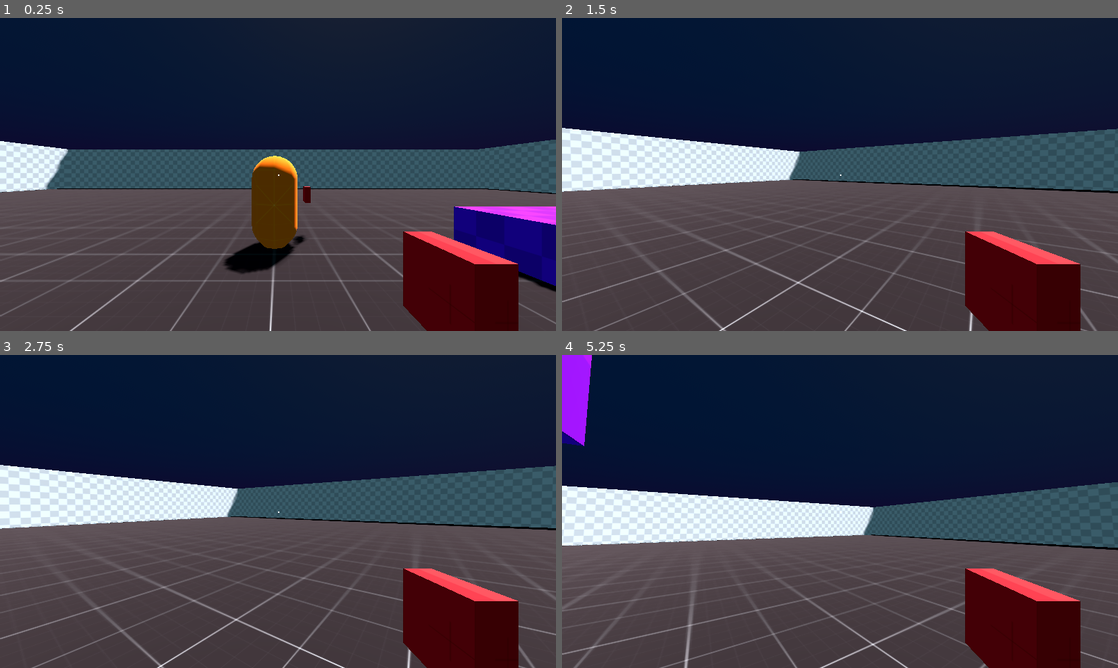
Above: before the commit, frames 1-4 (two rows, left to right).
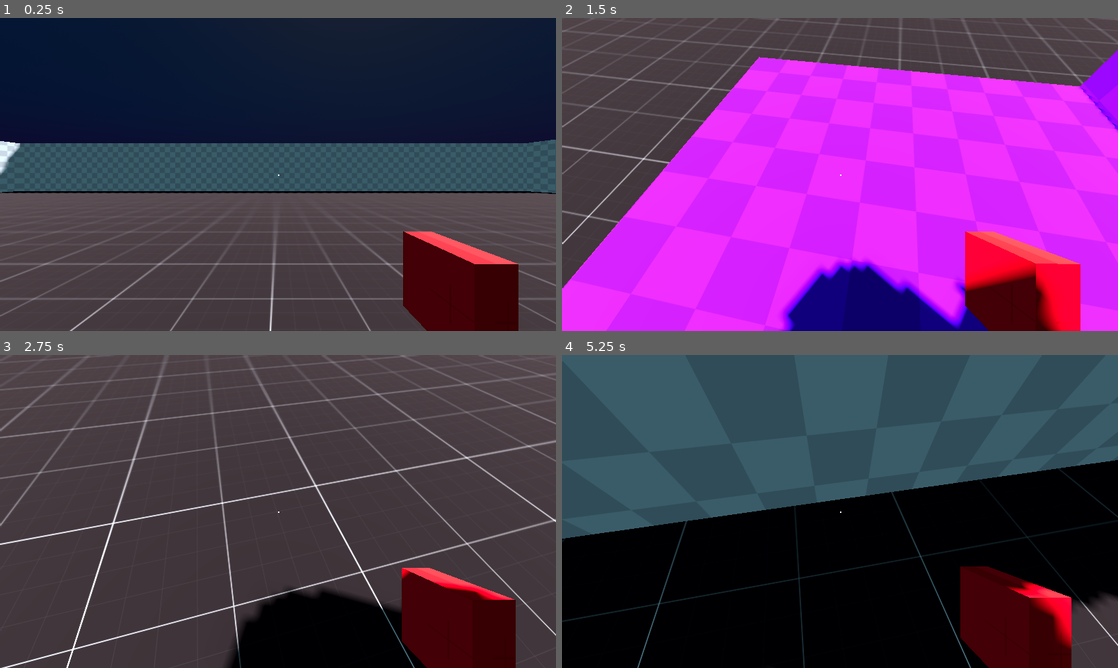
Above: after the commit, the same moments.

Repository: charleybirb/local-co-op-shooter
Game: Godot game, scene res://scenes/test_level.tscn
The game is run twice, just before and just after one commit, with the same random seed, the same clock (stepped at 60 frames per second) and the same inputs.
Inputs (mouse positions are in pixels of both pictures, inside the frame that each line leads up to):
- Up to frame 1 (0.25 s): no input
- Up to frame 2 (1.5 s): tap Enter at 0.5 s; move the mouse to (867, 174) at 0.52 s; hold W (move_forward) from 0.53 s (still down); tap Shift (sprint) at 0.6 s; tap Space (jump) at 0.77, 1.07 s; tap Tab (switch_input_type) at 0.8, 1.35 s; move the mouse to (812, 174) at 1.27 s
- Up to frame 3 (2.75 s): keep holding W (move_forward); tap Space (jump) at 1.52, 1.55, 1.82, 2.1 s; move the mouse to (289, 505) at 2.02 s; tap Shift (sprint) at 2.3 s
- Up to frame 4 (5.25 s): keep holding W (move_forward); move the mouse to (834, 517) at 2.77 s; click (834, 517) at 2.85 s; tap Space (jump) at 3.02, 3.32, 3.77, 3.8, 4.07, 4.52, 4.82 s; tap Tab (switch_input_type) at 3.05, 4.35 s; move the mouse to (878, 514) at 3.52 s; tap Shift (sprint) at 3.6, 4.55, 5.1 s; move the mouse to (795, 508) at 4.27 s; move the mouse to (845, 511) at 5.02 s

The runs differ from the first frame. In frame 1, 12% of the frame differs, in the area x 0-100%, y 39-90%; in frame 2, 96%, in the area x 0-100%, y 0-100%; in frame 3, 68%; in frame 4, 94%.

Commit message:
camera movement moved to head node
camera movement and effects taken from player script and put into a new head script

Diff:
--- a/scenes/player_one.tscn
+++ b/scenes/player_one.tscn
@@ -1,9 +1,10 @@
-[gd_scene load_steps=17 format=3 uid="uid://d4igm5uqht7m4"]
+[gd_scene load_steps=18 format=3 uid="uid://d4igm5uqht7m4"]
 
 [ext_resource type="Texture2D" uid="uid://d0u0ch5v815o3" path="res://textures/test_textures/orange/texture_05.png" id="1_5g46b"]
 [ext_resource type="Script" uid="uid://d03w6r3sx6gww" path="res://scripts/player_one.gd" id="1_jjvma"]
 [ext_resource type="Script" uid="uid://khrwfnivy0l6" path="res://scripts/weapon.gd" id="3_2pt5b"]
 [ext_resource type="Script" uid="uid://c11p5jggd1jax" path="res://scripts/input_manager.gd" id="3_2ye1c"]
+[ext_resource type="Script" uid="uid://covxv0ll5wsvm" path="res://scripts/head.gd" id="3_44md6"]
 [ext_resource type="Texture2D" uid="uid://c0kdmacw2tqae" path="res://textures/test_textures/red/texture_10.png" id="3_67mun"]
 [ext_resource type="PackedScene" uid="uid://bn06c48koa7m5" path="res://scenes/bullet_hole_decal.tscn" id="4_3v6dx"]
 [ext_resource type="AudioStream" uid="uid://cf3hx1gvrkm7d" path="res://audio/gunshot.wav" id="6_6sjib"]
@@ -88,13 +89,10 @@
 &"shoot": SubResource("Animation_3v6dx")
 }
 
-[node name="PlayerOne" type="CharacterBody3D" node_paths=PackedStringArray("head", "tilt", "pan", "camera", "input_manager")]
+[node name="PlayerOne" type="CharacterBody3D" node_paths=PackedStringArray("input_manager", "head")]
 script = ExtResource("1_jjvma")
+input_manager = NodePath("InputManager")
 head = NodePath("Head")
-tilt = NodePath("Head/Pan/Tilt")
-pan = NodePath("Head/Pan")
-camera = NodePath("Head/Pan/Tilt/Camera3D")
-input_manager = NodePath("InputManager")
 
 [node name="MeshInstance3D" type="MeshInstance3D" parent="."]
 mesh = SubResource("CapsuleMesh_7gix3")
@@ -102,15 +100,18 @@
 [node name="CollisionShape3D" type="CollisionShape3D" parent="."]
 shape = SubResource("ConvexPolygonShape3D_qcd3b")
 
-[node name="Head" type="Node3D" parent="."]
+[node name="Head" type="Node3D" parent="." node_paths=PackedStringArray("tilt", "pan", "camera")]
 transform = Transform3D(1, 0, 0, 0, 1, 0, 0, 0, 1, 0, 0.587935, 0)
+script = ExtResource("3_44md6")
+tilt = NodePath("Pan/Tilt")
+pan = NodePath("Pan")
+camera = NodePath("Pan/Tilt/Camera3D")
 
 [node name="Pan" type="Node3D" parent="Head"]
 
 [node name="Tilt" type="Node3D" parent="Head/Pan"]
 
 [node name="Camera3D" type="Camera3D" parent="Head/Pan/Tilt"]
-current = true
 
 [node name="WeaponSpot" type="Node3D" parent="Head/Pan/Tilt/Camera3D" node_paths=PackedStringArray("raycast", "player")]
 script = ExtResource("3_2pt5b")
--- a/scenes/test_level.tscn
+++ b/scenes/test_level.tscn
@@ -63,7 +63,7 @@
 
 [node name="PlayerOne2" parent="." instance=ExtResource("2_x4b8f")]
 transform = Transform3D(1, 0, 0, 0, 1, 0, 0, 0, 1, 0, 1.46109, -4.43712)
-joy_index = -1
+joypad_index = -1
 
 [node name="Environment" type="Node3D" parent="."]
 
--- /dev/null
+++ b/scripts/head.gd
@@ -0,0 +1,63 @@
+extends Node3D
+
+@export var tilt : Node3D
+@export var pan : Node3D
+@export var camera : Camera3D
+
+const LOOK_SENS : float = 0.06
+const MOUSE_SENS : float = 0.003
+const BOB_FREQ : float = 2.0
+const BOB_AMP : float = 0.08
+const BASE_FOV : float = 75.0
+const FOV_CHANGE : float = 11.6
+const TILT_CLAMP : Vector2 = Vector2(-75.0, 80.0)
+
+var parent : CharacterBody3D
+var t_bob : float = 0.0
+
+var input : InputPackage
+
+func _ready() -> void:
+	parent = get_parent()
+	Input.set_mouse_mode(Input.MOUSE_MODE_CAPTURED)
+	if parent.joypad_index == -1:
+		camera.make_current()
+
+
+func _physics_process(delta: float) -> void:
+	if parent.joypad_index >= 0:
+		move_camera(input.look_direction, LOOK_SENS)
+	else:
+		move_camera(input.mouse_direction, MOUSE_SENS)
+
+	set_camera_effects(delta)
+
+
+func set_input(i: InputPackage) -> void:
+	input = i
+
+func move_camera(direction: Vector2, sensitivity: float) -> void:
+	if !direction: return
+	print("moving camera")
+	pan.rotate_y(-direction.x * sensitivity)
+	tilt.rotate_x(-direction.y * sensitivity)
+	tilt.rotation.x = clamp(tilt.rotation.x, deg_to_rad(TILT_CLAMP.x), deg_to_rad(TILT_CLAMP.y))
+
+
+func set_camera_effects(delta: float) -> void:
+	var velocity = parent.velocity
+	#Bob the head
+	t_bob += delta * velocity.length() * float(parent.is_on_floor())
+	camera.transform.origin = _get_headbob(t_bob)
+
+	#Set the FOV
+	var is_sprinting : bool = &"sprint" in input.held_actions and Vector2(velocity.x, velocity.z).length() > 1.0
+	var target_fov : float = BASE_FOV + (FOV_CHANGE * int(is_sprinting))
+	camera.fov = lerp(camera.fov, target_fov, delta * 3.4)
+
+
+func _get_headbob(time: float) -> Vector3:
+	var pos : Vector3 = Vector3.ZERO
+	pos.y = sin(time * BOB_FREQ) * BOB_AMP
+	pos.x = cos(time * BOB_FREQ / 2) * BOB_AMP
+	return pos
--- a/scripts/input_manager.gd
+++ b/scripts/input_manager.gd
@@ -9,7 +9,7 @@
 	parent = get_parent()
 
 func _unhandled_input(event: InputEvent) -> void:
-	if parent.is_joypad: return
+	if parent.joypad_index >= 0: return
 	if not event is InputEventMouseMotion: return
 	mouse_dir.x = event.relative.x
 	mouse_dir.y = event.relative.y
@@ -17,35 +17,35 @@
 
 func get_inputs() -> InputPackage:
 	var input : InputPackage = InputPackage.new()
-	var joy_index : String = str(parent.joy_index) if parent.joy_index != -1 else ""
+	var joypad_index : String = str(parent.joypad_index) if parent.joypad_index != -1 else ""
 
 	var pressable_actions : Array[StringName] = [
-		&"jump" + joy_index,
+		&"jump" + joypad_index,
 	]
 	for action : StringName in pressable_actions:
 		if check_pressed_action(action):
-			input.pressed_actions.append(action.trim_suffix(joy_index))
+			input.pressed_actions.append(action.trim_suffix(joypad_index))
 
 	var held_actions : Array[StringName] = [
-		&"sprint" + joy_index
+		&"sprint" + joypad_index
 	]
 	for action : StringName in held_actions:
 		if check_held_action(action):
-			input.held_actions.append(action.trim_suffix(joy_index))
+			input.held_actions.append(action.trim_suffix(joypad_index))
 
 	var move_dir : Vector2 = Input.get_vector(
-		&"strafe_left" + joy_index,
-		&"strafe_right" + joy_index,
-		&"move_forward" + joy_index,
-		&"move_backward" + joy_index)
+		&"strafe_left" + joypad_index,
+		&"strafe_right" + joypad_index,
+		&"move_forward" + joypad_index,
+		&"move_backward" + joypad_index)
 	input.move_direction = move_dir
 
-	if parent.is_joypad:
+	if parent.joypad_index >= 0:
 		var look_dir : Vector2 = Input.get_vector(
-			&"look_left" + joy_index,
-			&"look_right" + joy_index,
-			&"look_up" + joy_index,
-			&"look_down" + joy_index)
+			&"look_left" + joypad_index,
+			&"look_right" + joypad_index,
+			&"look_up" + joypad_index,
+			&"look_down" + joypad_index)
 		input.look_direction = look_dir
 	else:
 		input.mouse_direction = mouse_dir
--- a/scripts/player_one.gd
+++ b/scripts/player_one.gd
@@ -3,52 +3,28 @@
 const WALK_SPEED : float = 5.0
 const SPRINT_SPEED : float = 7.5
 const JUMP_VELOCITY : float = 5.5
-const LOOK_SENS : float = 0.06
-const MOUSE_SENS : float = 0.003
-const TILT_CLAMP : Vector2 = Vector2(-75.0, 80.0)
-const BOB_FREQ : float = 2.0
-const BOB_AMP : float = 0.08
-const BASE_FOV : float = 75.0
-const FOV_CHANGE : float = 11.6
-
 const JUMP_BUFFER : float = 0.155
 const COYOTE_BUFFER : float = 0.187
 
+
+@export var input_manager : InputManager
+@export var joypad_index : int = 0
 @export var head : Node3D
-@export var tilt : Node3D
-@export var pan : Node3D
-@export var camera : Camera3D
-@export var input_manager : InputManager
-@export var joy_index : int = 0
 
 var speed : float = WALK_SPEED
-var t_bob : float = 0.0
-var is_joypad : bool = true
 
 var jump_time_pressed : float = 0.0
 var coyote_time : float = 0.0
-
-func _ready() -> void:
-	Input.set_mouse_mode(Input.MOUSE_MODE_CAPTURED)
-	if joy_index == 0: camera.make_current()
-	else: is_joypad = false
 
 
 func _physics_process(delta: float) -> void:
 	var input : InputPackage = input_manager.get_inputs()
 
-	if Input.is_action_just_pressed(&"switch_input_type"):
-		is_joypad = !is_joypad
-
-	if is_joypad:
-		move_camera(input.look_direction, LOOK_SENS)
-	else:
-		move_camera(input.mouse_direction, MOUSE_SENS)
+	head.set_input(input)
 
 	apply_gravity(delta)
 	check_jump(delta, input)
 	apply_velocity(delta, input)
-	set_camera_effects(delta, input)
 
 	move_and_slide()
 
@@ -92,7 +68,7 @@
 
 func apply_velocity(delta: float, input: InputPackage) -> void:
 	var input_dir := input.move_direction
-	var direction := (pan.transform.basis * Vector3(input_dir.x, 0, input_dir.y)).normalized()
+	var direction : Vector3 = (head.pan.transform.basis * Vector3(input_dir.x, 0, input_dir.y)).normalized()
 	if is_on_floor():
 		if direction:
 			speed = SPRINT_SPEED if &"sprint" in input.held_actions else WALK_SPEED
@@ -104,28 +80,3 @@
 	else:
 		velocity.x = lerp(velocity.x, direction.x * speed, delta * 2.5)
 		velocity.z = lerp(velocity.z, direction.z * speed, delta * 2.5)
-
-
-func move_camera(direction: Vector2, sensitivity: float) -> void:
-	if !direction: return
-	pan.rotate_y(-direction.x * sensitivity)
-	tilt.rotate_x(-direction.y * sensitivity)
-	tilt.rotation.x = clamp(tilt.rotation.x, deg_to_rad(TILT_CLAMP.x), deg_to_rad(TILT_CLAMP.y))
-
-
-func set_camera_effects(delta: float, input: InputPackage) -> void:
-	#Bob the head
-	t_bob += delta * velocity.length() * float(is_on_floor())
-	camera.transform.origin = _get_headbob(t_bob)
-
-	#Set the FOV
-	var is_sprinting : bool = &"sprint" in input.held_actions and Vector2(velocity.x, velocity.z).length() > 1.0
-	var target_fov : float = BASE_FOV + (FOV_CHANGE * int(is_sprinting))
-	camera.fov = lerp(camera.fov, target_fov, delta * 3.4)
-
-
-func _get_headbob(time: float) -> Vector3:
-	var pos : Vector3 = Vector3.ZERO
-	pos.y = sin(time * BOB_FREQ) * BOB_AMP
-	pos.x = cos(time * BOB_FREQ / 2) * BOB_AMP
-	return pos
--- a/scripts/weapon.gd
+++ b/scripts/weapon.gd
@@ -10,13 +10,13 @@
 @onready var anim_player : AnimationPlayer = $MeshInstance3D/AnimationPlayer
 
 var decals : Array[Decal] = []
-var joy_index : int
+var joypad_index : int
 
 func _ready() -> void:
-	joy_index = player.joy_index
+	joypad_index = player.joypad_index
 
 func _physics_process(_delta: float) -> void:
-	var action_suffix = str(joy_index) if joy_index != -1 else ""
+	var action_suffix = str(joypad_index) if joypad_index != -1 else ""
 	if Input.is_action_just_pressed(&"shoot" + action_suffix) and not anim_player.is_playing():
 		shoot()
 
Not shown, added: scripts/head.gd.uid
